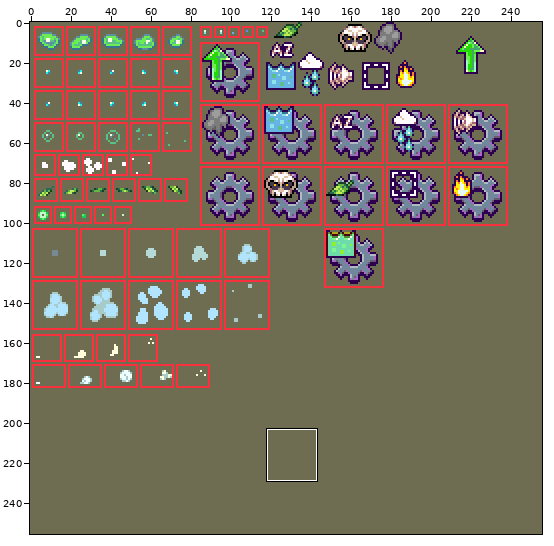
File history of a sprite sheet, images/effects/particles.png. The first picture is a wide view before the edit; the outline marks the close-up.
Close-up. Before the edit:
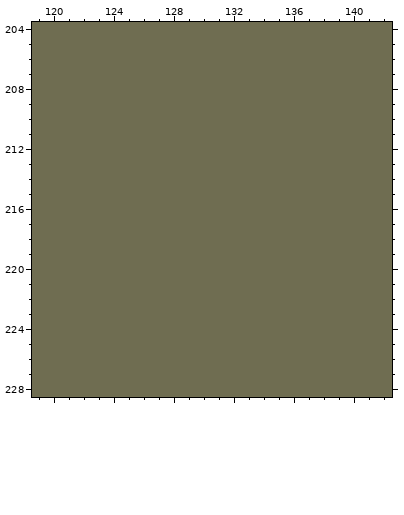
The file is 256x256 pixels. Pixels under 10% opacity are left out. Colours within 5 levels of each other are drawn and written as one. Shown: x 119..142, y 204..228. The commit also changed other parts of the picture, which this record leaves out.
After:
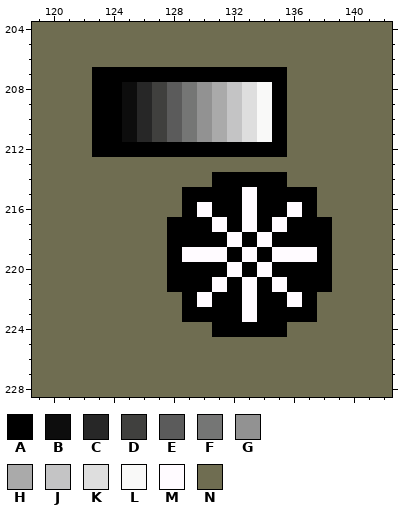
Palette (. is transparent): A #000000  B #0d0d0d  C #272727  D #40403e  E #5b5b5b  F #757675  G #929292  H #aaaaaa  J #c4c4c5  K #dedede  L #f9f9f8  M #fffbff  N #6f6d51
From old to new:
Changed rows in their new state; - is an unchanged pixel.
first column x 123:
207 AAAAAAAAAAAAA---
208 AABCDEFGHJKLA---
209 AABCDEFGHJKLA---
210 AABCDEFGHJKLA---
211 AABCDEFGHJKLA---
212 AAAAAAAAAAAAA---
214 --------AAAAA---
215 ------AAAAMAAAA-
216 ------AMAAMAAMA-
217 -----AAAMAMAMAAA
218 -----AAAAMAMAAAA
219 -----AMMMAMAMMMA
220 -----AAAAMAMAAAA
221 -----AAAMAMAMAAA
222 ------AMAAMAAMA-
223 ------AAAAMAAAA-
224 --------AAAAA---
Where, in picture pixels (left, top, right, bottom), the same in both close-ups:
changed: (92, 67, 332, 337)
